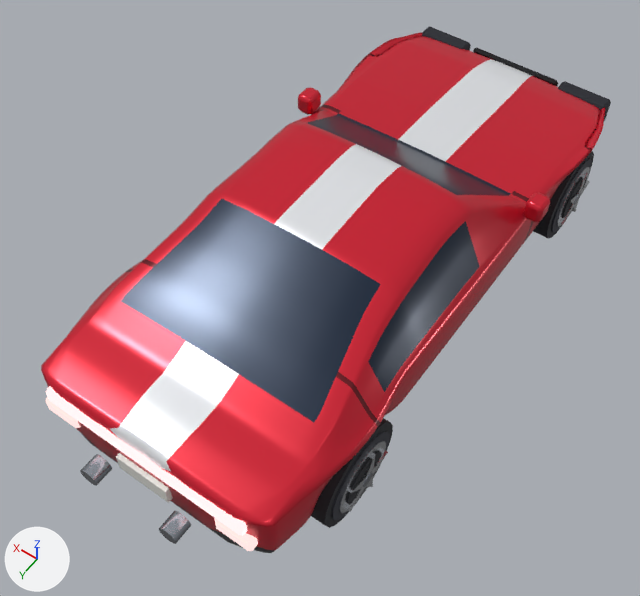
Two versions of the glTF model examples/pine-ridge-rally/models/car.glb, one commit apart.
Before and after are seen from a 50 mm lens placed at (-2.3, 3.77, 5.56), pointed at (0.03, 0.5, 0.42). Lighting does not change. The marker at lower left points along +X, +Y and +Z. The picture after the commit comes second. Vertices at exactly the same position are counted once.

Names of what the first picture shows: 'body', 'wheel_fl', 'wheel_rl'.
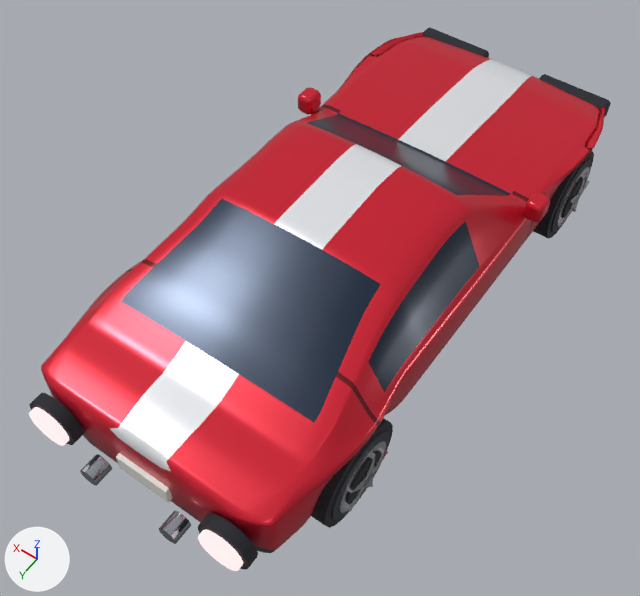
Patch to the scene script:
```diff
--- a/examples/pine-ridge-rally/models/car.glb.py
+++ b/examples/pine-ridge-rally/models/car.glb.py
@@ mat_glow_0_85_rough_0_2 @@
+mat_glow_0_85_rough_0_2 = bpy.data.materials.new('glow 0.85 rough 0.2')
+mat_glow_0_85_rough_0_2.use_nodes = True; mat_glow_0_85_rough_0_2.node_tree.nodes.clear()
+_N = mat_glow_0_85_rough_0_2.node_tree.nodes; _L = mat_glow_0_85_rough_0_2.node_tree.links
+n0 = _N.new('ShaderNodeBsdfPrincipled'); n0.name = 'Principled BSDF'
+n0.inputs[2].default_value = 0.2  # 'Roughness'
+n0.inputs[28].default_value = 0.85  # 'Emission Strength'
+n1 = _N.new('ShaderNodeOutputMaterial'); n1.name = 'Material Output'
+n2 = _N.new('ShaderNodeVertexColor'); n2.name = 'Color Attribute'
+_L.new(n0.outputs[0], n1.inputs[0])  # 'BSDF' to 'Surface'
+_L.new(n2.outputs[0], n0.inputs[0])  # 'Color' to 'Base Color'
@@ me_body @@
 # used by ob_body; location = (0.0, 0.0, 0.388)
-me_body.from_pydata(...)  # 4234 vertices, 8384 faces; spans x -1.07..1.07, y -2.39..2.56, z -0.46..1.02
+me_body.from_pydata(...)  # 4290 vertices, 8492 faces; spans x -1.07..1.07, y -2.39..2.56, z -0.46..1.02
+# me_body part 1: a new loose piece, a 16-sided cylinder along y spanning x -0.879..-0.504, y 2.381..2.469, z 0.125..0.5, in mat_rough_0_85
+# me_body part 2: a new loose piece, a 16-sided cylinder along y spanning x 0.504..0.879, y 2.381..2.469, z 0.125..0.5, in mat_rough_0_85
+# me_body part 3: a new loose piece, a 16-sided cylinder along y spanning x -0.84..-0.54, y 2.39..2.51, z 0.16..0.46, in mat_glow_0_85_rough_0_2
+# me_body part 4: a new loose piece, a 16-sided cylinder along y spanning x 0.54..0.84, y 2.39..2.51, z 0.16..0.46, in mat_glow_0_85_rough_0_2
+# me_body part 5: the loose piece of 48 vertices spanning x -0.78..0.78, y 2.22..2.39, z 0.4..0.52 is deleted
+# me_body part 6: the loose piece of 24 vertices spanning x -0.41..0.41, y -2.39..-2.34, z 0.19..0.37 is deleted
+# me_body part 7: the loose piece of 24 vertices spanning x 0.55..0.83, y 2.24..2.39, z 0.25..0.38 is deleted
+# me_body part 8: the loose piece of 24 vertices spanning x -0.83..-0.55, y 2.24..2.39, z 0.25..0.38 is deleted
+# me_body part 9
+# 18 vertices in x -0.89..-0.83, y -2.39..-2.22, z 0.34..0.4 move by (0.0, 0.0, -0.01)
+# 16 vertices in x -0.5..-0.47, y -2.39..-2.22, z 0.34..0.4 move by (0.19, 0.0, -0.01)
+# 16 vertices in x -0.89..-0.83, y -2.39..-2.22, z 0.19..0.22 move by (0.0, 0.0, 0.06)
+# 14 vertices in x -0.5..-0.47, y -2.39..-2.22, z 0.19..0.22 move by (0.19, 0.0, 0.06)
+# 8 vertices move from x -0.87..-0.44, y -2.36..-2.24, z 0.17..0.38 to x -0.87..-0.26, y -2.36..-2.24, z 0.22..0.37
+# me_body part 10
+# 18 vertices in x 0.83..0.89, y -2.39..-2.22, z 0.34..0.4 move by (0.0, 0.0, -0.01)
+# 16 vertices in x 0.47..0.5, y -2.39..-2.22, z 0.34..0.4 move by (-0.19, 0.0, -0.01)
+# 16 vertices in x 0.83..0.89, y -2.39..-2.22, z 0.19..0.22 move by (0.0, 0.0, 0.06)
+# 14 vertices in x 0.47..0.5, y -2.39..-2.22, z 0.19..0.22 move by (-0.19, 0.0, 0.06)
+# 8 vertices move from x 0.44..0.87, y -2.36..-2.24, z 0.17..0.38 to x 0.26..0.87, y -2.36..-2.24, z 0.22..0.37
+# other edits to the shape of me_body do not show in these pictures
 me_body.materials.append(mat_metal_0_4_rough_0_28)
@@ me_body @@
 me_body.materials.append(mat_metal_0_95_rough_0_16)
-me_body.materials.append(mat_glow_0_9_rough_0_2)
-me_body.materials.append(mat_glow_0_75_rough_0_2)
+me_body.materials.append(mat_glow_0_85_rough_0_2)
```

Pixel boxes (x1, y1, x2, y2) of what changed, in the pictures (640 x 596 px; the box of a moved part takes in the faces that stretch with it):
'body', reshaped: before (41, 27, 611, 553); after (29, 27, 611, 571)
part 1 of me_body, added: after (198, 513, 258, 569)
part 2 of me_body, added: after (29, 393, 84, 445)
part 3 of me_body, added: after (198, 529, 243, 571)
part 4 of me_body, added: after (29, 407, 69, 446)
part 5 of me_body, deleted: before (46, 386, 247, 535)
part 6 of me_body, deleted: before (473, 48, 558, 86)
part 7 of me_body, deleted: before (46, 397, 80, 428)
part 8 of me_body, deleted: before (214, 518, 258, 551)
part 9 of me_body, moved or reshaped: before (558, 81, 611, 121); after (539, 74, 611, 118)
part 10 of me_body, moved or reshaped: before (422, 27, 471, 51); after (423, 27, 489, 57)
